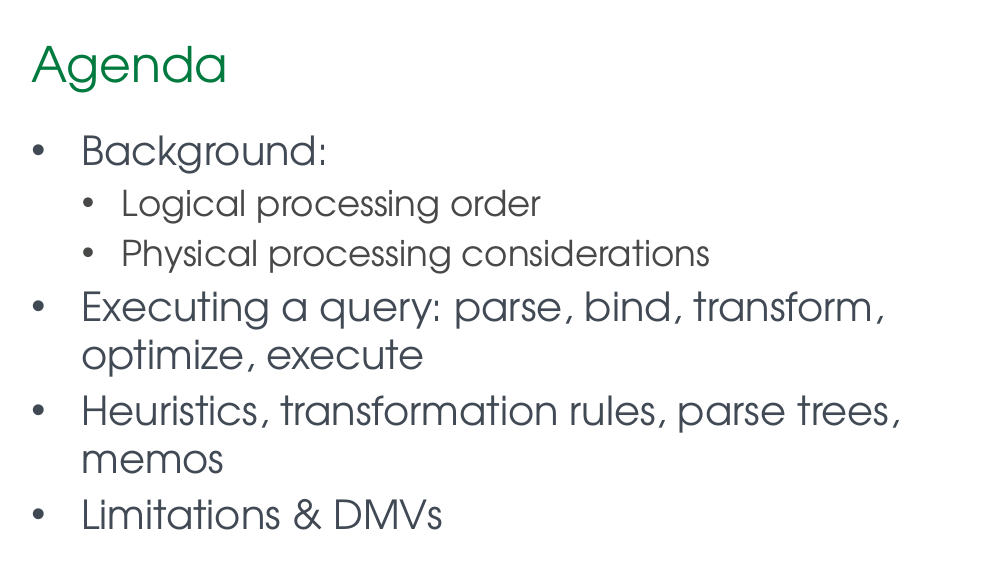
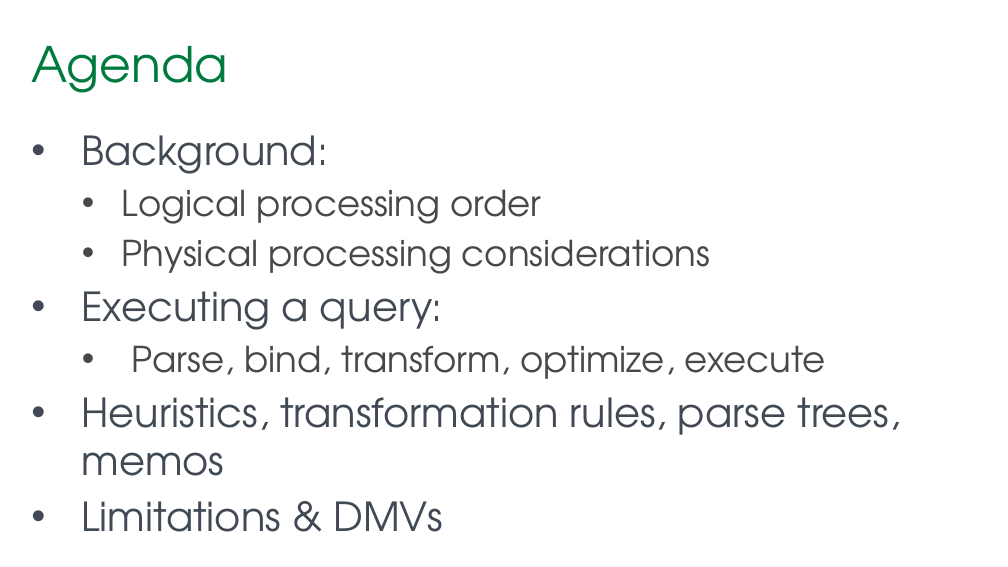
Before and after one commit to tf3604/OptimizerPresentation, a slide deck: slide 5 of Optimizer.pptx (slide 4 before the commit). Drawn at 1008x567 pixels with LibreOffice and Linux fonts; fonts in the diff are those of the drawing; background and template pictures are left out. Boxes give left, top, right and bottom in pixels: in the first picture for what was removed or moved away, otherwise in the second. Text is boxed around its words. In the diff, an @@ line names an element or a change of style, - is before the commit and + after.

```diff
--- a/Optimizer.pptx
+++ b/Optimizer.pptx
@@ text at bbox=[82, 291, 826, 379]: text changed; size 36 to 32 pt; text colour #414A54 to #474947 @@
-• Executing a query: parse, bind, transform, optimize, execute
+• Executing a query:
+  • Parse, bind, transform, optimize, execute
```
Also in this commit, not shown: 14 other slides changed, 1 slide added.
